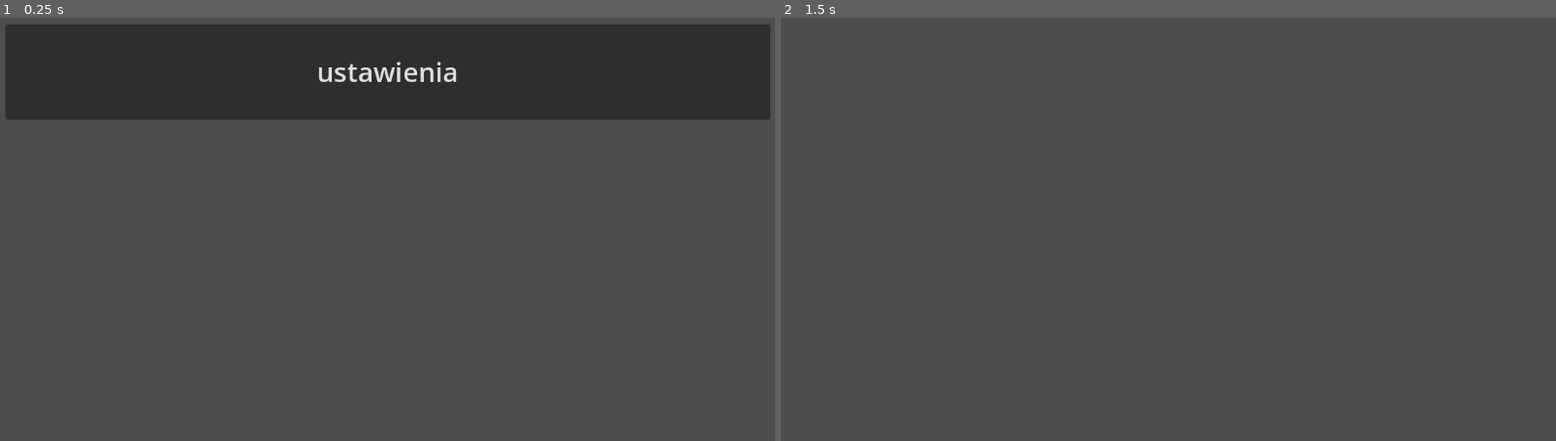
Above: before the commit, frames 1-2 (left to right).
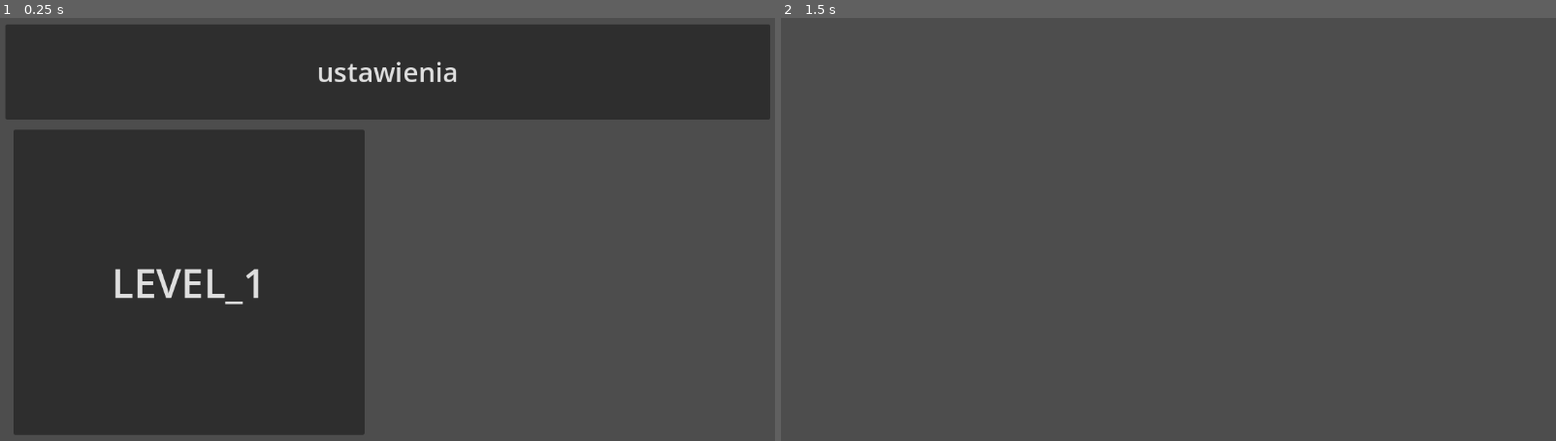
Above: after the commit, the same moments.

Repository: WladekW/SpecialProjekt
Game: Godot game, scene res://menu.tscn
The game is run twice, just before and just after one commit, with the same random seed, the same clock (stepped at 60 frames per second) and the same inputs.
Inputs:
- Up to frame 1 (0.25 s): no input
- Up to frame 2 (1.5 s): click "ustawienia" at 0.5 s; tap Enter at 1.25 s

The runs differ from the first frame. In frame 1, 32% of the frame differs, in the area x 1-48%, y 26-99%; in frame 2, nothing differs.

Commit message:
Update menu.tscn

Diff:
--- a/menu.tscn
+++ b/menu.tscn
@@ -13,4 +13,13 @@
 theme_override_font_sizes/font_size = 40
 text = "ustawienia"
 
+[node name="Button2" type="Button" parent="."]
+offset_left = 20.0
+offset_top = 168.0
+offset_right = 542.0
+offset_bottom = 623.0
+theme_override_font_sizes/font_size = 60
+text = "LEVEL_1"
+
 [connection signal="pressed" from="Button" to="." method="_on_button_pressed"]
+[connection signal="pressed" from="Button2" to="." method="_on_button_2_pressed"]
